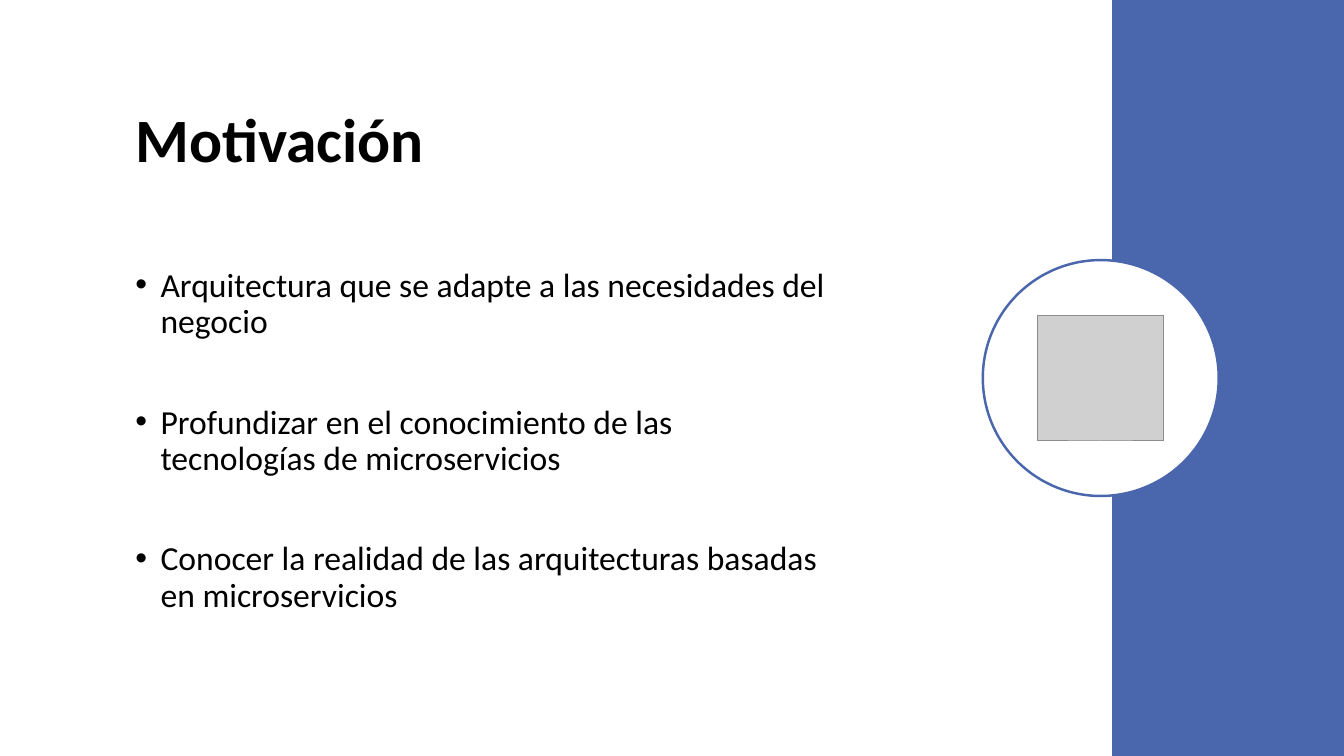
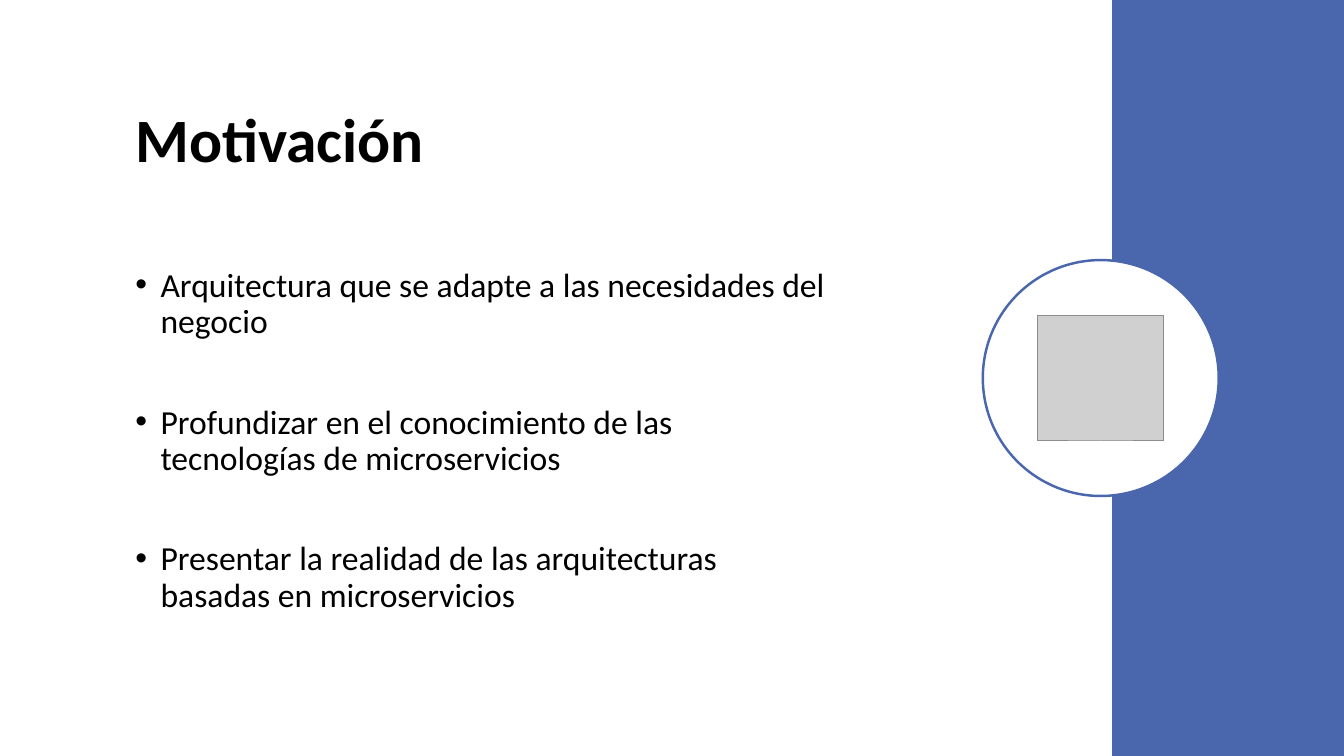
Before and after one commit to VictorIranzo/TFG_Microservices, a slide deck: slide 3 of Trabajo/Presentación/Desarrollo de software basado en microservicios.pptx. Drawn at 1344x756 pixels with LibreOffice and Linux fonts; fonts in the diff are those of the drawing; grey boxes stand for pictures. Boxes give left, top, right and bottom in pixels: in the first picture for what was removed or moved away, otherwise in the second. Text is boxed around its words. In the diff, an @@ line names an element or a change of style, - is before the commit and + after.

```diff
--- a/Trabajo/Presentación/Desarrollo de software basado en microservicios.pptx
+++ b/Trabajo/Presentación/Desarrollo de software basado en microservicios.pptx
@@ text at bbox=[161, 546, 717, 608]: text changed @@
-• Conocer la realidad de las arquitecturas basadas en microservicios
+• Presentar la realidad de las arquitecturas basadas en microservicios
```
Also in this commit, not shown: 5 other slides changed, 2 other files.
